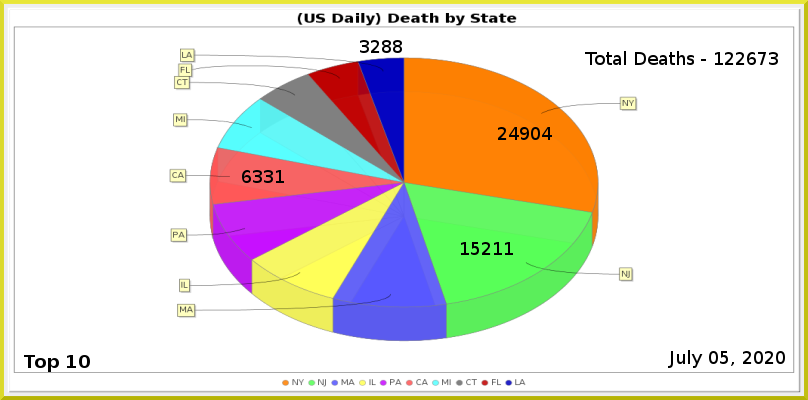
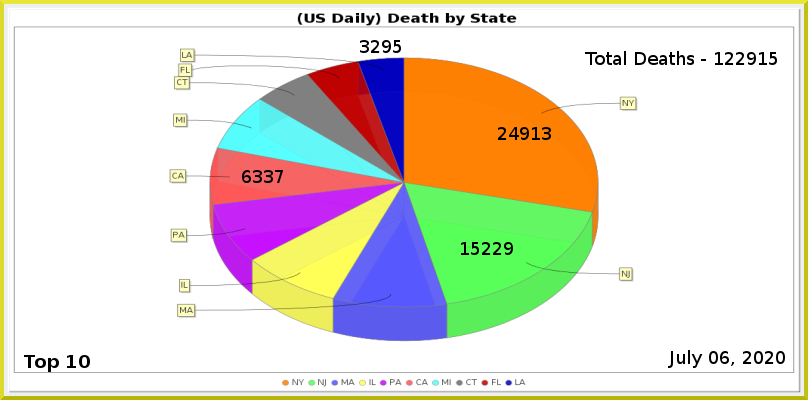
Layered file, before and after one edit (808x400). Changes by layer:
painted on "Least" over box(382, 40, 402, 53)
painted on "CA" over box(275, 170, 284, 183)
painted on "NJ" over box(493, 242, 513, 255)
painted on "NY" over box(531, 127, 552, 140)
renamed "Total Deaths - 122673" to "Total Deaths - 122915", painted on it over box(747, 52, 778, 65)
painted on "Current Date" over box(720, 351, 729, 364)
painted on "Death_by_State.png" over box(169, 58, 637, 342)
